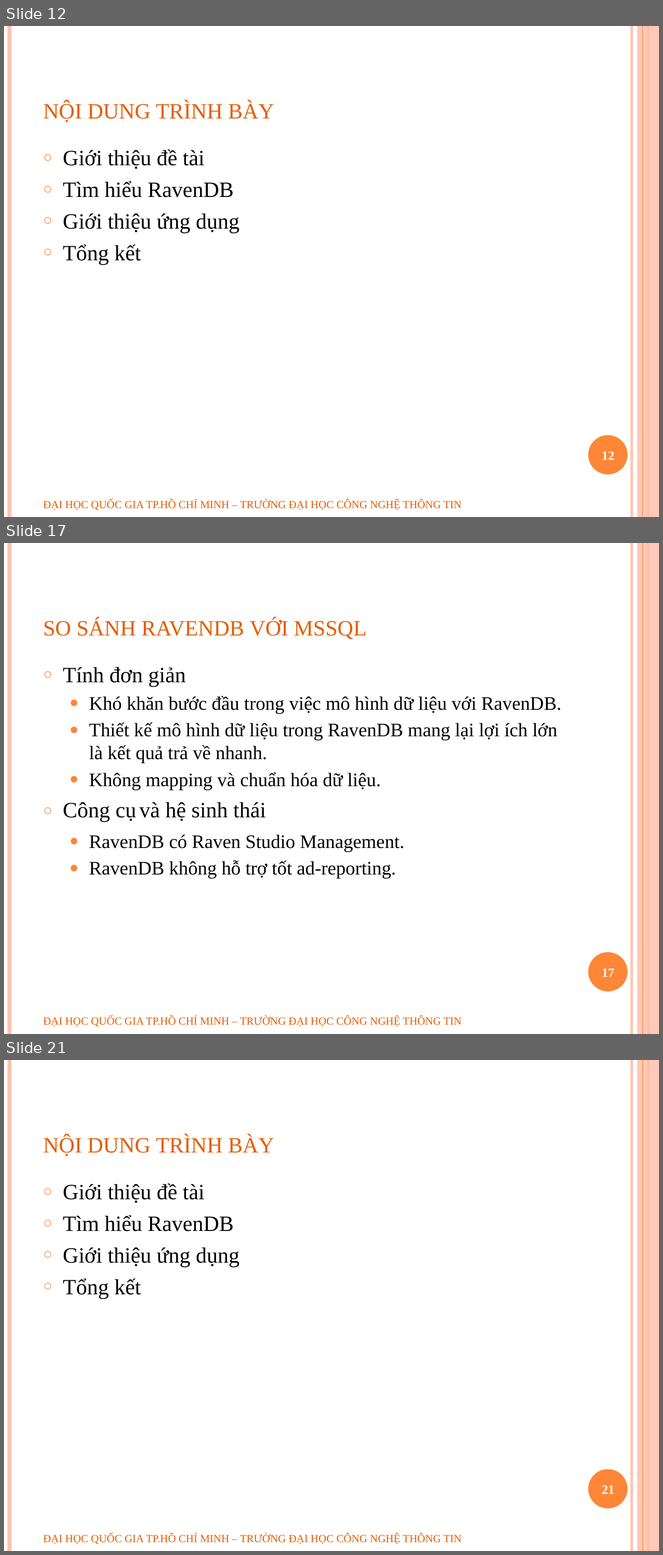
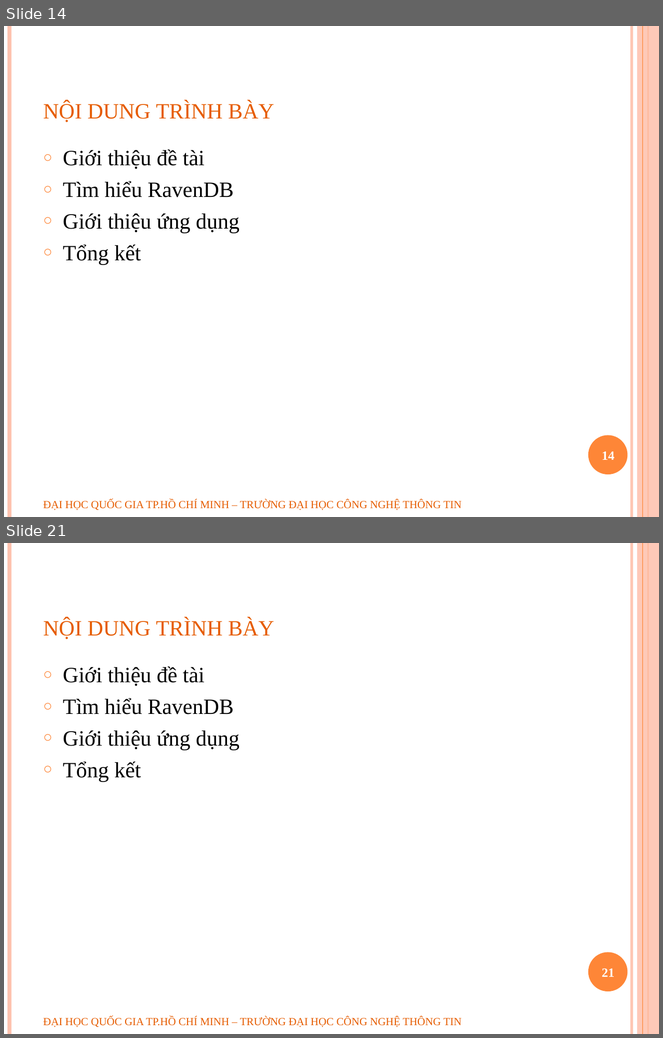
Before and after one commit to geovip/nosqlravendbuit, a slide deck: Document/slide bao cao.pptx. Shown one above the other, each under a label of ours: slides 12, 17 and 21 before the commit, slides 14 and 21 after it; the slides between them are not shown. The pictures are 663x1555 and 663x1038 pixels, drawn with LibreOffice and Linux fonts; fonts in the diff are those of the drawing; background and template pictures are left out. Boxes give left, top, right and bottom in pixels: in the first picture for what was removed or moved away, otherwise in the second. Text is boxed around its words. In the diff, an @@ line names an element or a change of style, - is before the commit and + after.

```diff
--- a/Document/slide bao cao.pptx
+++ b/Document/slide bao cao.pptx
@@ slide 17 removed at bbox=[4, 543, 659, 1034], background #FFFFFF; not listed: 6 template elements that a slide beside it also shows @@
@@ title removed at bbox=[43, 618, 367, 639] @@
-so sánh ravendb với mssql
@@ text removed at bbox=[63, 667, 561, 879] @@
-○ Tính đơn giản
-  ● Khó khăn bước đầu trong việc mô hình dữ liệu với RavenDB.
-  ● Thiết kế mô hình dữ liệu trong RavenDB mang lại lợi ích lớn là kết quả trả về nhanh.
-  ● Không mapping và chuẩn hóa dữ liệu.
-○ Công cụ và hệ sinh thái
-  ● RavenDB có Raven Studio Management.
-  ● RavenDB không hỗ trợ tốt ad-reporting.
@@ page number removed at bbox=[602, 969, 615, 977] @@
-17
@@ text removed at bbox=[43, 1017, 462, 1027] @@
-ĐẠI HỌC QUỐC GIA TP.HỒ CHÍ MINH – TRƯỜNG ĐẠI HỌC CÔNG NGHỆ THÔNG TIN
@@ what was slide 12 is now slide 14 @@
@@ page number at bbox=[602, 452, 615, 460]: text changed @@
-12
+14
```
Also in this commit, not shown: 11 slides changed, 3 other slides removed, 1 other file.
